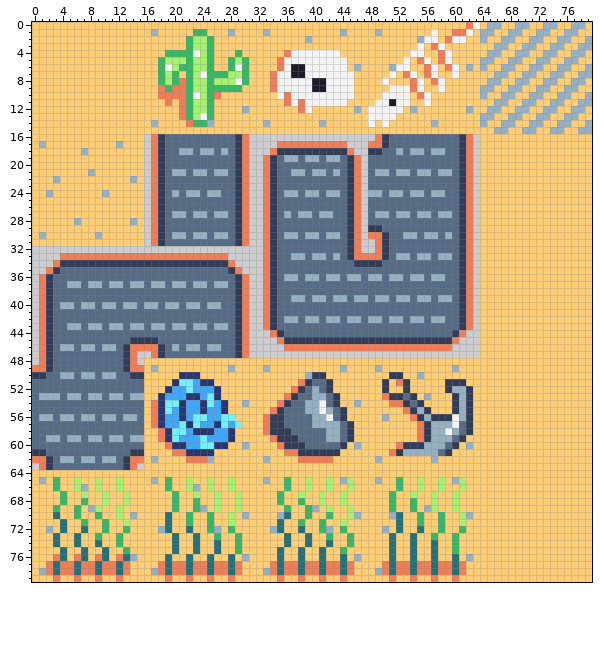
Edited in one commit: sprite sheet (bubble-i-zation/assets/tiles/BasicTileset.png). This is how it looked before the edit.
The file is 80x80 pixels.
After the commit:
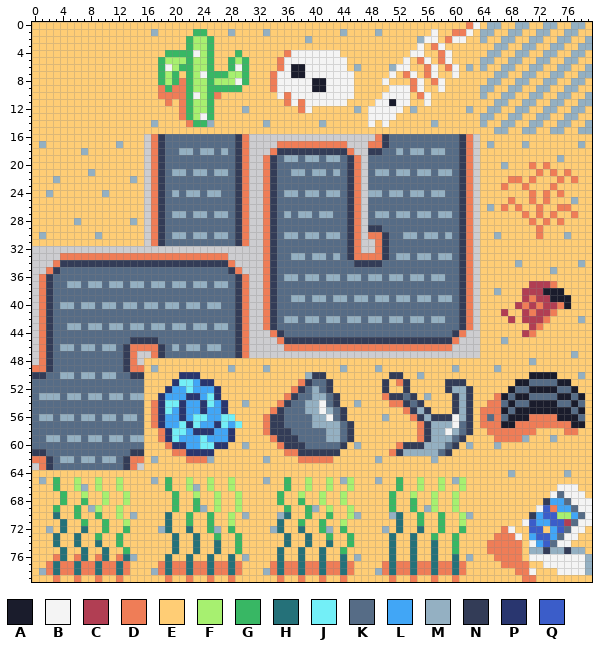
Palette (. is transparent): A #1a1c2c  B #f4f4f4  C #b13e53  D #ef7d57  E #ffcd75  F #a7f070  G #38b764  H #257179  J #73eff7  K #566c86  L #41a6f6  M #94b0c2  N #333c57  P #29366f  Q #3b5dc9
What changed:
Changed rows in their new state; - is an unchanged pixel.
first column x 65:
17 M----M-------M
19 ----------M---
20 --M---D-D-----
21 -------D-D-D--
22 ---DD-D---D-D-
23 --D--D---D----
24 ------D-D-D---
25 ---D--D-D---M-
26 M-D-D--D--DD--
27 -----D-D-D--D-
28 ------D-D-D---
29 -------D------
30 -M-----D---M--
first column x 64:
34 -----M--------M
35 ----------M----
37 -------CCCD----
38 --M---CCCAAA---
39 ------CDCCAAA--
40 -----CDCDCCDA--
41 ---C--CDCCD----
42 ----C-CCCD----M
43 -------CD------
44 ------CD-------
45 ---M-----------
47 -------------M-
48 -------M-------
49 --M------------
50 -------AAAA---M
51 -----AAKKKKAA--
52 ----AKKAAAAKKA-
53 --DAKAAKKKKAAKA
54 -DDKAKKAAAAKKAK
55 DDDAKAAAAAAAAKA
56 DKDKAAADDDDAAAK
57 DDDAADDDDDDDDAA
58 -DDDDDDD----DD-
59 --DDDDM---M----
60 --M------------
first column x 65:
64 ---M-------M---
66 ----------BBB--
67 ---------BKBBB-
68 --------NLLKBBB
69 -------BQDLLKBB
70 ------NLQQFFLKB
71 -----BQLLQQCKBB
72 --DB--QQ-LQKBB-
73 -DDDB-LQQLKBB--
74 DDDDD-BLQKBB---
75 DDDDD-MMNMMNMM-
76 -DDDD-BBBBBBBBM
77 --DDDD--BBBBBBM
78 ----DDB---BBBBM
79 -----DD--------
Pixel boxes of the changes (left, top, right, bottom) in both pictures:
changed: (480, 141, 592, 582)
